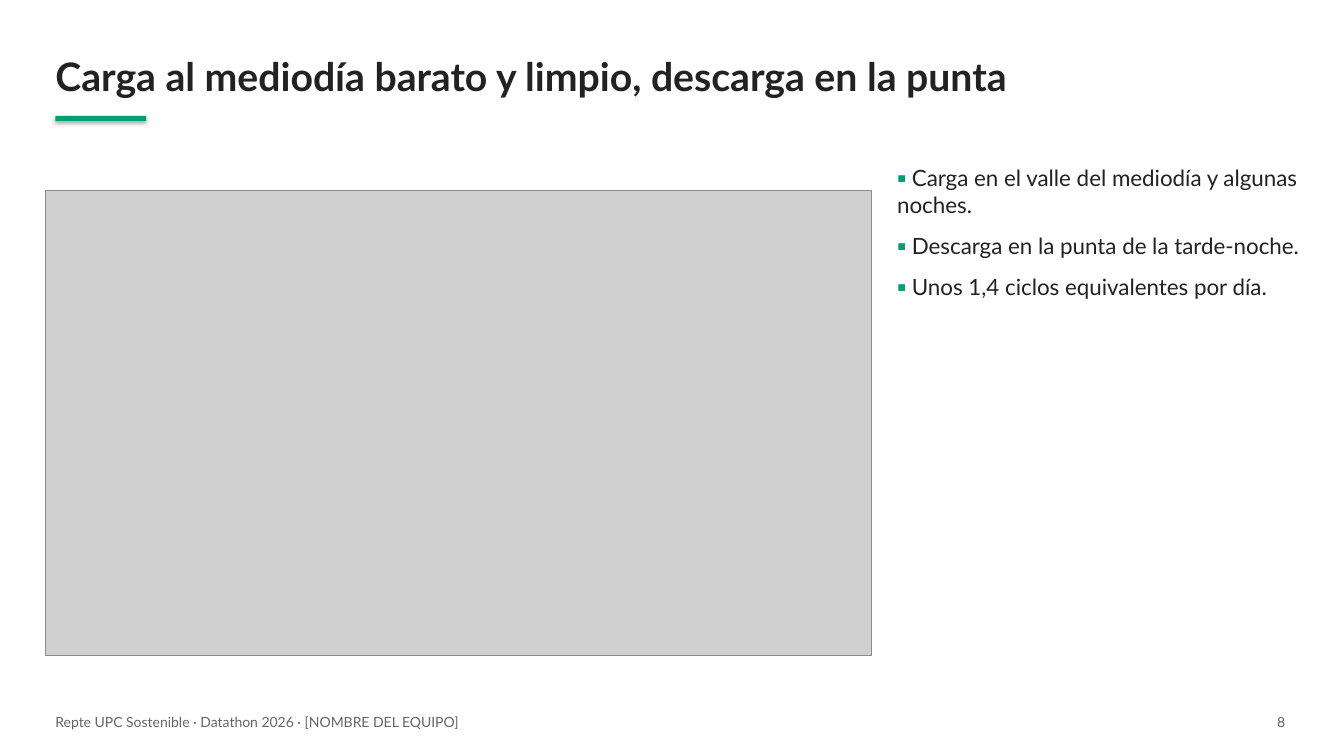
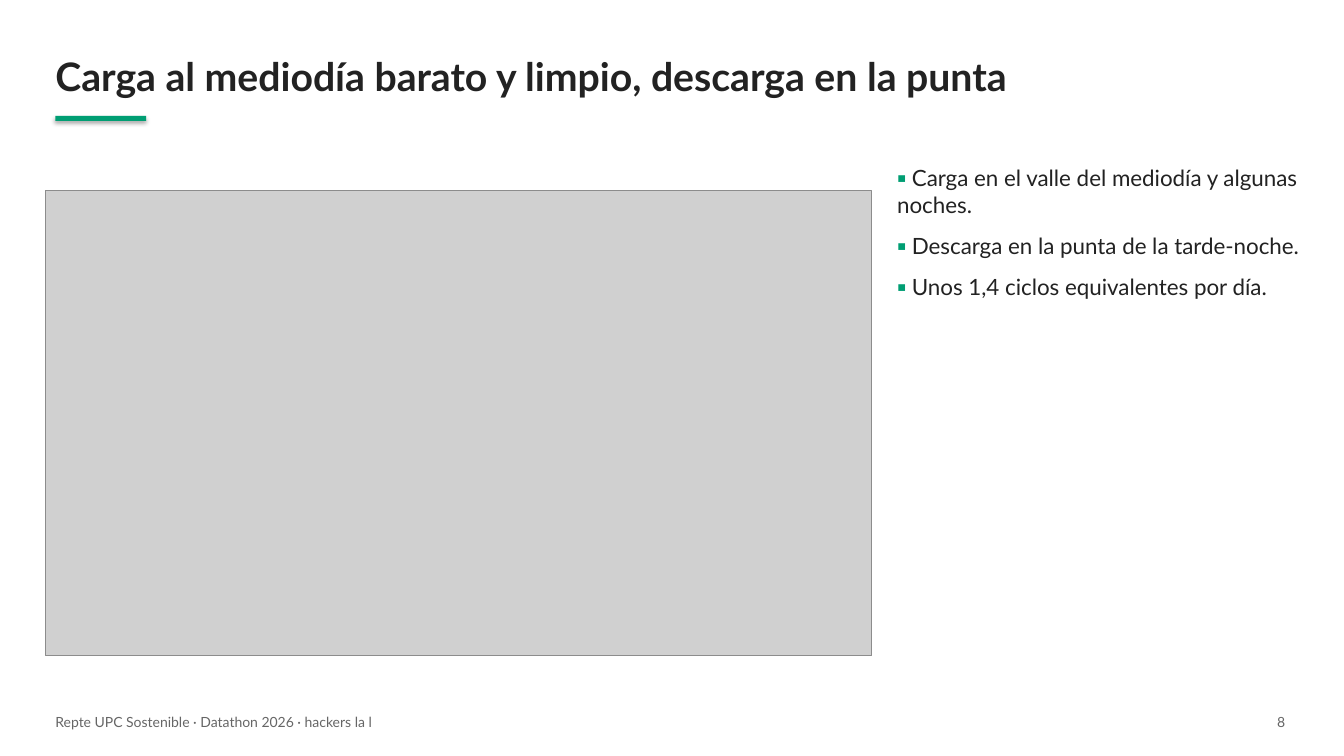
Before and after one commit to barnaredss/datathon2026, a slide deck: slide 8 of slides/presentacion.pptx. Drawn at 1344x756 pixels with LibreOffice and Linux fonts; fonts in the diff are those of the drawing; grey boxes stand for pictures. Boxes give left, top, right and bottom in pixels: in the first picture for what was removed or moved away, otherwise in the second. Text is boxed around its words. In the diff, an @@ line names an element or a change of style, - is before the commit and + after.

```diff
--- a/slides/presentacion.pptx
+++ b/slides/presentacion.pptx
@@ text at [55,716,372,730]: text changed @@
-Repte UPC Sostenible · Datathon 2026 · [NOMBRE DEL EQUIPO]
+Repte UPC Sostenible · Datathon 2026 · hackers la l
```
Also in this commit, not shown: 17 other slides changed, 3 other files.
